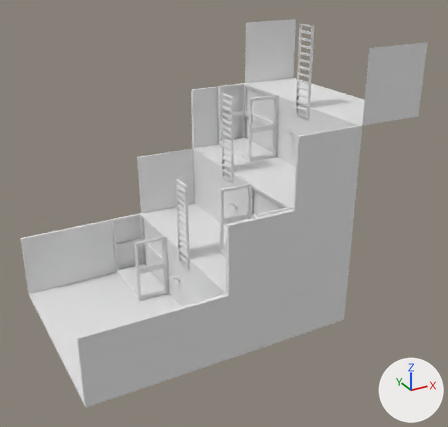
An edit to the Blender file Assets/Assets/ENIVRONMENT/Pzl.PulleyShaft.blend, drawn before and after from the same camera.
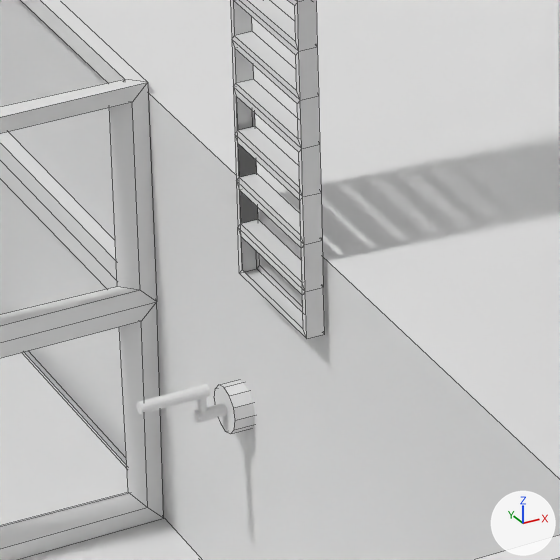
The first picture shows the older version from a 50 mm camera at (-3.84, -15.25, 10.46) aimed at (4.22, -0.61, 3.14). The close-ups show the older and then the newer version on the part from 33% to 49% of the width and 53% to 70% of the height of that picture. Only the edits that show in the close-ups are written down. The axes (+X, +Y, +Z) are drawn at lower right. The lights are the same throughout. The close-ups show mesh edges as thin lines.

In view in the first close-up: 'crankBaseA', 'crankHandleA', 'elevatedFloors', 'elevatorFrameA', 'elevatorPlatformA', 'ladder.002' and 1 more.
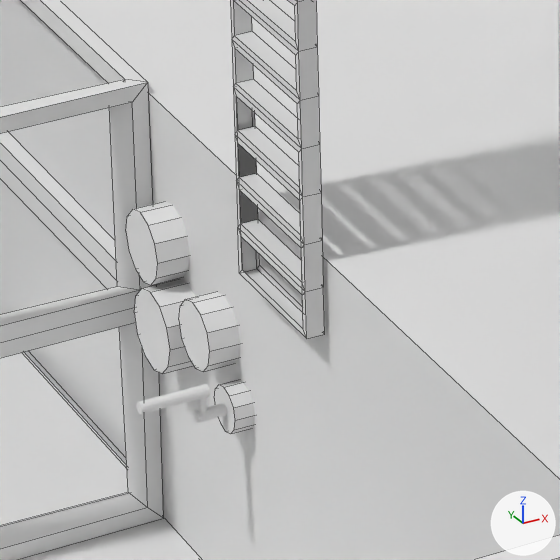
Boxes [x1, y1, x2, y2] around the edits, measured in the close-ups (560 x 560 px):
'crankBaseA', reshaped: before [214, 380, 255, 434]; after [126, 202, 255, 434]
part 1 of me_cylinder, added: after [179, 292, 240, 372]
part 2 of me_cylinder, added: after [134, 279, 196, 374]
part 3 of me_cylinder, added: after [126, 202, 190, 285]

Diff of the bpy script that builds the scene:
```diff
--- a/Assets/Assets/ENIVRONMENT/Pzl.PulleyShaft.blend.py
+++ b/Assets/Assets/ENIVRONMENT/Pzl.PulleyShaft.blend.py
@@ me_cylinder @@
 # used by ob_crankbasea; location = (3.0, 0.0, 1.0); rotation_euler = (0.0, 1.571, 0.0), in degrees (0, 90, 0); scale = (0.1, 0.1, 0.1)
-me_cylinder.from_pydata(...)  # 24 vertices, 14 faces; spans x -1.0..1.0, y -1.0..1.0, z -1.0..1.0
+me_cylinder.from_pydata(...)  # 96 vertices, 56 faces; spans x -6.02..1.0, y -1.0..7.96, z -1.77..1.77
+# me_cylinder part 1: a new loose piece, a 12-sided cylinder along z spanning x -4.13..-1.18, y 0.17..3.12, z -1.48..1.48
+# me_cylinder part 2: a new loose piece, a 12-sided cylinder along z spanning x -2.99..0.55, y 3.44..6.98, z -1.77..1.77
+# me_cylinder part 3: a new loose piece, a 12-sided cylinder along z spanning x -6.02..-2.88, y 4.82..7.96, z -1.57..1.57
```
